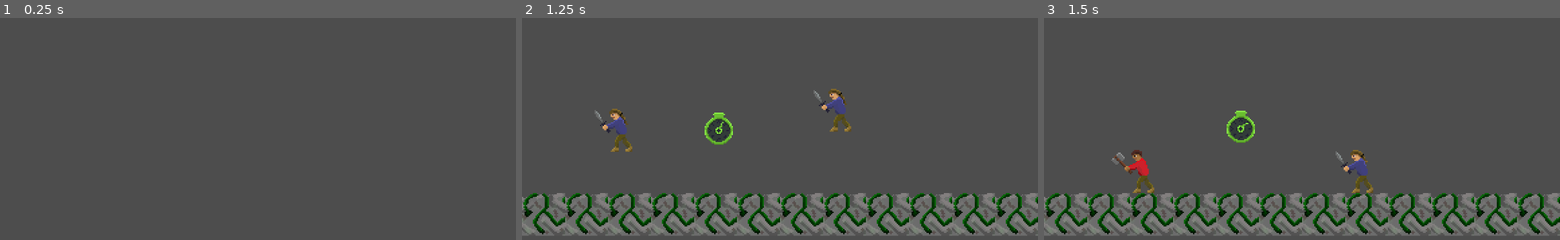
Above: before the commit, frames 1-3 (left to right).
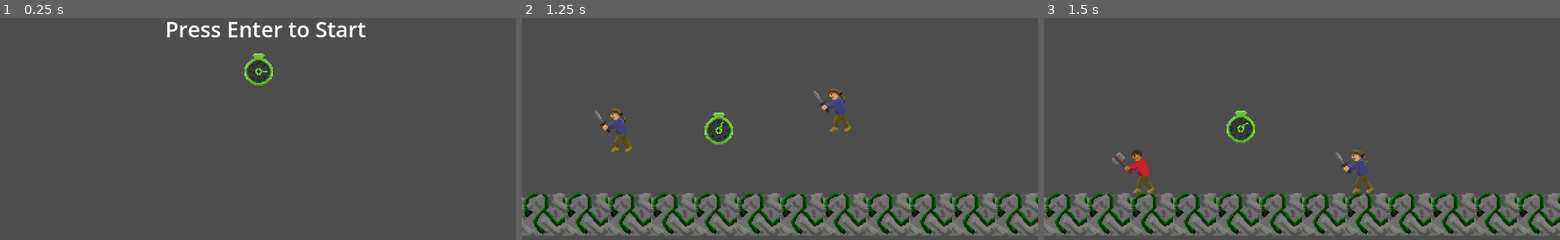
Above: after the commit, the same moments.

Repository: Justiniscoding/HavenHamilton
Game: Godot game, scene res://Scenes/menu.tscn
Two runs of this game, one before a commit and one after it. Both use one fixed random seed, a clock stepped at 60 frames per second and the inputs below. This scene is started directly instead of the project's main scene. Sound files missing from this copy of the repository are replaced by a short silence.
Inputs:
- Up to frame 1 (0.25 s): no input
- Up to frame 2 (1.25 s): tap Enter (Set1) at 0.5, 0.6 s
- Up to frame 3 (1.5 s): tap S (down2) at 1.35 s

The runs differ from the first frame. In frame 1, 1.7% of the frame differs, in the area x 32-71%, y 1-31%; in frame 2, nothing differs; in frame 3, nothing differs.

Commit message:
idk

Diff:
--- a/Scenes/menu.tscn
+++ b/Scenes/menu.tscn
@@ -2,9 +2,119 @@
 
 [ext_resource type="AudioStream" uid="uid://oyehbj16pdlg" path="res://Music/TitleTheme - 2026-11-15, 12.19 AM.wav" id="1_1rerr"]
 [ext_resource type="Script" uid="uid://cqpodwer7mah7" path="res://Scripts/menu.gd" id="1_xhh6f"]
+[ext_resource type="Texture2D" uid="uid://c0x4hvy5mhgw1" path="res://Art/Time Token.png" id="2_cayip"]
+
+[sub_resource type="AtlasTexture" id="AtlasTexture_158mb"]
+atlas = ExtResource("2_cayip")
+region = Rect2(0, 0, 32, 32)
+
+[sub_resource type="AtlasTexture" id="AtlasTexture_wwsa2"]
+atlas = ExtResource("2_cayip")
+region = Rect2(32, 0, 32, 32)
+
+[sub_resource type="AtlasTexture" id="AtlasTexture_jsrd8"]
+atlas = ExtResource("2_cayip")
+region = Rect2(64, 0, 32, 32)
+
+[sub_resource type="AtlasTexture" id="AtlasTexture_wbdvm"]
+atlas = ExtResource("2_cayip")
+region = Rect2(96, 0, 32, 32)
+
+[sub_resource type="AtlasTexture" id="AtlasTexture_q3rjx"]
+atlas = ExtResource("2_cayip")
+region = Rect2(128, 0, 32, 32)
+
+[sub_resource type="AtlasTexture" id="AtlasTexture_6swd7"]
+atlas = ExtResource("2_cayip")
+region = Rect2(160, 0, 32, 32)
+
+[sub_resource type="AtlasTexture" id="AtlasTexture_7qvly"]
+atlas = ExtResource("2_cayip")
+region = Rect2(192, 0, 32, 32)
+
+[sub_resource type="AtlasTexture" id="AtlasTexture_rfqti"]
+atlas = ExtResource("2_cayip")
+region = Rect2(224, 0, 32, 32)
+
+[sub_resource type="AtlasTexture" id="AtlasTexture_g8i7c"]
+atlas = ExtResource("2_cayip")
+region = Rect2(256, 0, 32, 32)
+
+[sub_resource type="AtlasTexture" id="AtlasTexture_23t3j"]
+atlas = ExtResource("2_cayip")
+region = Rect2(288, 0, 32, 32)
+
+[sub_resource type="AtlasTexture" id="AtlasTexture_8ph6h"]
+atlas = ExtResource("2_cayip")
+region = Rect2(320, 0, 32, 32)
+
+[sub_resource type="AtlasTexture" id="AtlasTexture_5ti5v"]
+atlas = ExtResource("2_cayip")
+region = Rect2(352, 0, 32, 32)
+
+[sub_resource type="SpriteFrames" id="SpriteFrames_8vehc"]
+animations = [{
+"frames": [{
+"duration": 1.0,
+"texture": SubResource("AtlasTexture_158mb")
+}, {
+"duration": 1.0,
+"texture": SubResource("AtlasTexture_wwsa2")
+}, {
+"duration": 1.0,
+"texture": SubResource("AtlasTexture_jsrd8")
+}, {
+"duration": 1.0,
+"texture": SubResource("AtlasTexture_wbdvm")
+}, {
+"duration": 1.0,
+"texture": SubResource("AtlasTexture_q3rjx")
+}, {
+"duration": 1.0,
+"texture": SubResource("AtlasTexture_6swd7")
+}, {
+"duration": 1.0,
+"texture": SubResource("AtlasTexture_7qvly")
+}, {
+"duration": 1.0,
+"texture": SubResource("AtlasTexture_rfqti")
+}, {
+"duration": 1.0,
+"texture": SubResource("AtlasTexture_g8i7c")
+}, {
+"duration": 1.0,
+"texture": SubResource("AtlasTexture_23t3j")
+}, {
+"duration": 1.0,
+"texture": SubResource("AtlasTexture_8ph6h")
+}, {
+"duration": 1.0,
+"texture": SubResource("AtlasTexture_5ti5v")
+}],
+"loop": 1,
+"name": &"default",
+"speed": 1.0
+}]
 
 [node name="Menu" type="Node2D" unique_id=1605334410]
 script = ExtResource("1_xhh6f")
 
+[node name="AnimatedSprite2D" type="AnimatedSprite2D" parent="." unique_id=178168030]
+position = Vector2(0, -1)
+sprite_frames = SubResource("SpriteFrames_8vehc")
+autoplay = "default"
+frame = 3
+frame_progress = 0.12888095
+
+[node name="Label" type="Label" parent="." unique_id=1198176510]
+offset_left = -69.0
+offset_top = -45.0
+offset_right = 81.0
+offset_bottom = -22.0
+text = "Press Enter to Start"
+
 [node name="AudioStreamPlayer2D" type="AudioStreamPlayer2D" parent="." unique_id=1607523533]
 stream = ExtResource("1_1rerr")
+
+[node name="Camera2D" type="Camera2D" parent="." unique_id=1510580165]
+scale = Vector2(0.5, 0.5)
Not shown, changed: Art/Fire Ball.png.import
Not shown, added: Art/Stage.png.import
